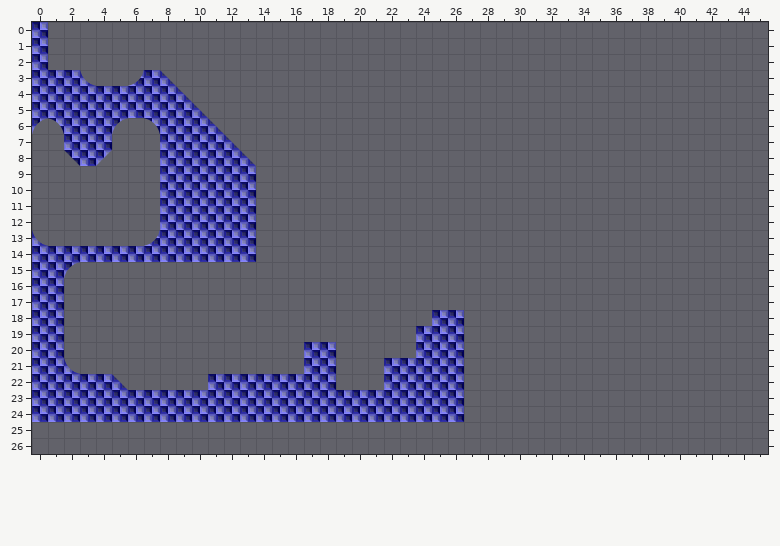
An edit to a level. Tiled map, BasicPlatformer/assets/levels/r12/zone0.tmx. That is the earlier state.
Cells are 128x128 px. Shown: x 0..45, y 0..26.
After:
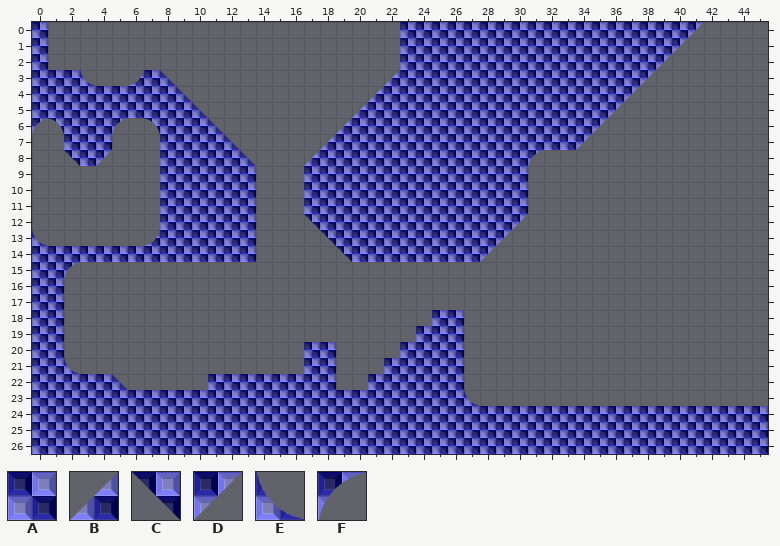
Key: from "R12": A 0, B 2, C 3, D 4, E 5, F 8.
_ is an empty cell, . an unchanged one.
Change:
--- layer "Camada de Blocos 1"
@@ x 17..41 @@
- 0 ......___________________
- 1 ......__________________.
- 2 ......_________________..
- 3 ....._________________...
- 4 ...._________________....
- 5 ..._________________.....
- 6 .._________________......
- 7 ._________________.......
- 8 _______________..........
- 9 ______________...........
-10 ______________...........
-11 ______________...........
-12 ______________...........
-13 .____________............
-14 ..__________.............
+ 0 ......AAAAAAAAAAAAAAAAAAD
+ 1 ......AAAAAAAAAAAAAAAAAD.
+ 2 ......AAAAAAAAAAAAAAAAD..
+ 3 .....BAAAAAAAAAAAAAAAD...
+ 4 ....BAAAAAAAAAAAAAAAD....
+ 5 ...BAAAAAAAAAAAAAAAD.....
+ 6 ..BAAAAAAAAAAAAAAAD......
+ 7 .BAAAAAAAAAAAAAAAD.......
+ 8 BAAAAAAAAAAAAAF..........
+ 9 AAAAAAAAAAAAAA...........
+10 AAAAAAAAAAAAAA...........
+11 AAAAAAAAAAAAAA...........
+12 CAAAAAAAAAAAAD...........
+13 .CAAAAAAAAAAD............
+14 ..CAAAAAAAAD.............
@@ x 23..23 @@
-20 _
+20 A
@@ x 0..45 @@
-22 ....................._........................
-23 ..........................._..................
-24 ...........................___________________
-25 ______________________________________________
-26 ______________________________________________
+22 .....................A........................
+23 ...........................E..................
+24 ...........................AAAAAAAAAAAAAAAAAAA
+25 AAAAAAAAAAAAAAAAAAAAAAAAAAAAAAAAAAAAAAAAAAAAAA
+26 AAAAAAAAAAAAAAAAAAAAAAAAAAAAAAAAAAAAAAAAAAAAAA
Pixel boxes of the changes (left, top, right, bottom) in both pictures:
added: (304, 22, 704, 262)
added: (400, 342, 416, 358)
added: (368, 374, 384, 390)
added: (32, 390, 768, 454)
